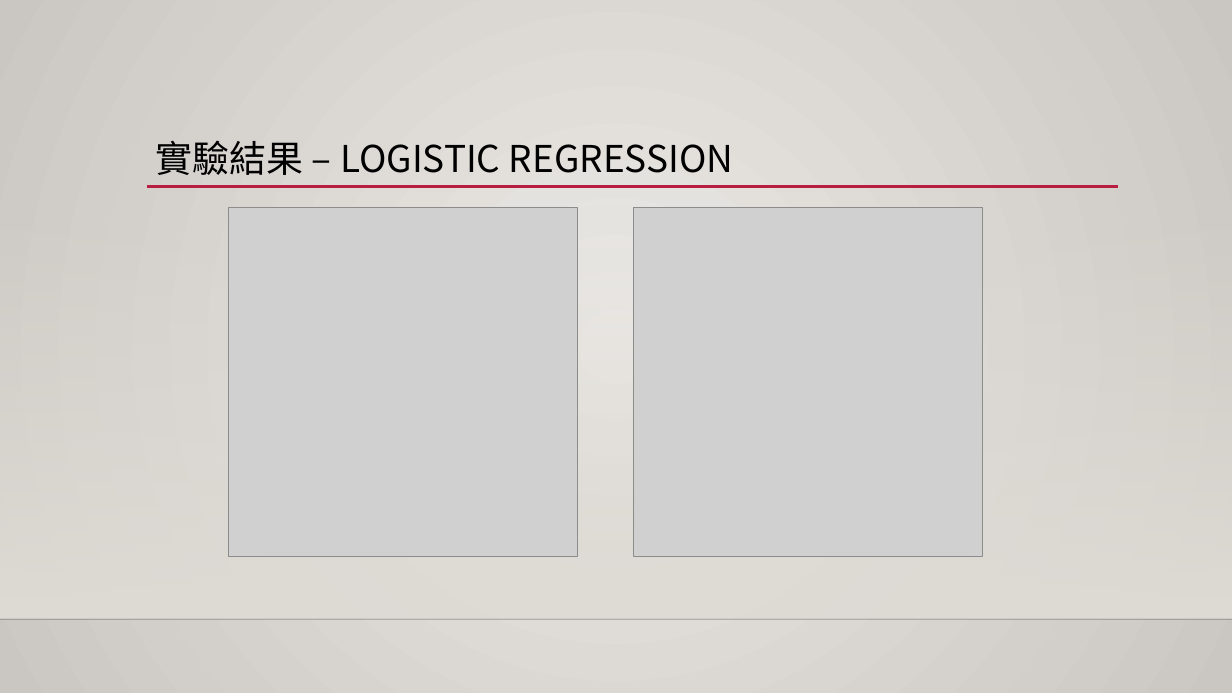
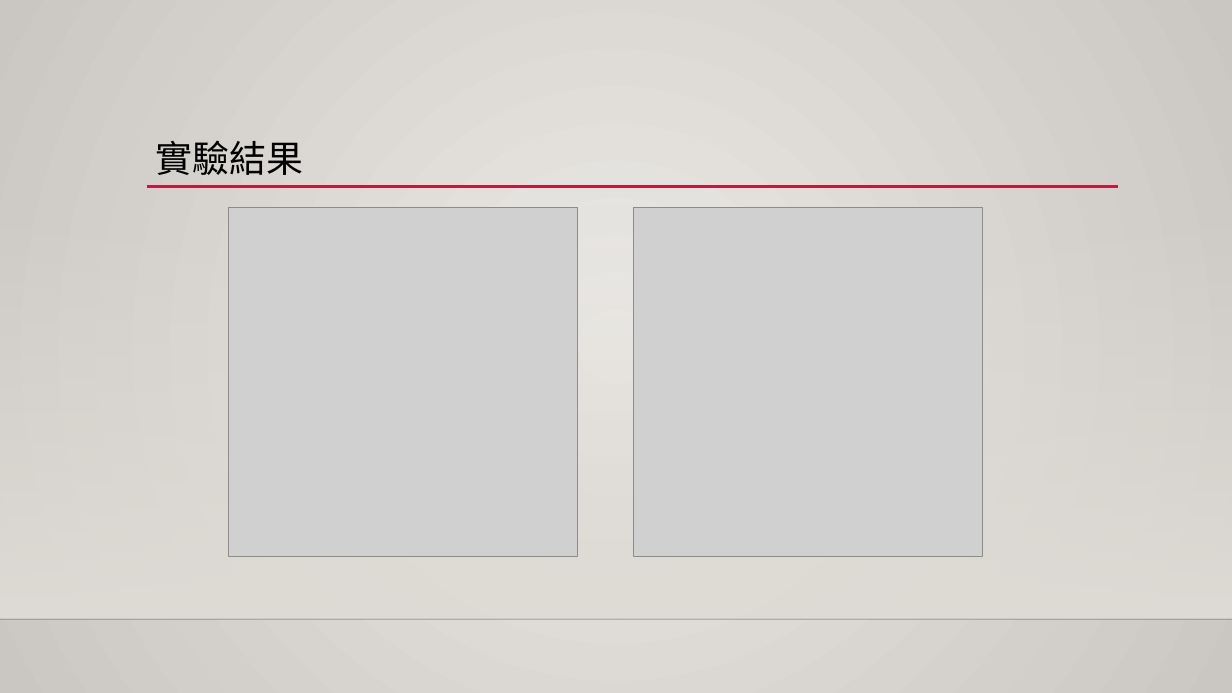
Before and after one commit to 1082-datascience/finalproject-finalproject-1082ds_group3, a slide deck: slide 38 of docs/final_report.pptx (slide 36 before the commit). Drawn at 1232x693 pixels with LibreOffice and Linux fonts; fonts in the diff are those of the drawing; grey boxes stand for pictures; background and template pictures are left out. Boxes give left, top, right and bottom in pixels: in the first picture for what was removed or moved away, otherwise in the second. Text is boxed around its words. In the diff, an @@ line names an element or a change of style, - is before the commit and + after.

```diff
--- a/docs/final_report.pptx
+++ b/docs/final_report.pptx
@@ title at box(156, 141, 304, 175): text changed @@
-實驗結果 – LOGISTIC REGRESSION
+實驗結果
```
Also in this commit, not shown: 11 other slides changed, 3 slides added.
